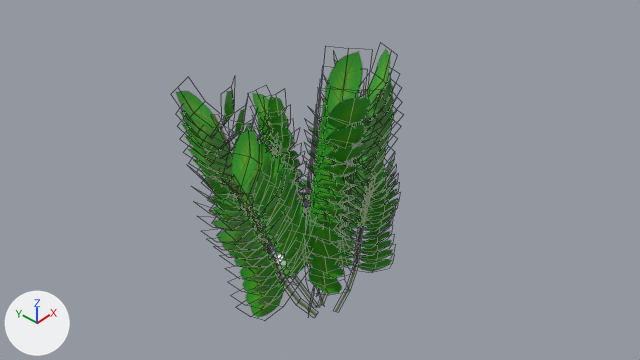
What one commit did to the Blender file Environment/ZanzibarPlant/ZanzibarPlant.blend.
Rendered twice from the file's camera 'Camera'. Lighting does not change. The marker at lower left points along +X, +Y and +Z. Mesh edges are drawn as thin lines.
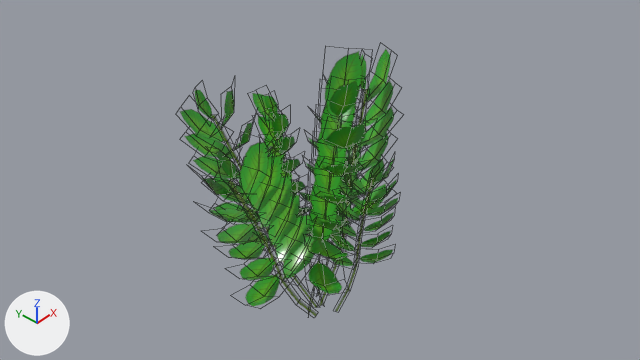
Scene script edits in JSON lines:
```json
{"block": "me_plane_008", "where": "# used by ob_plane_006; location = (0.0, 0.0, 0.0); rotation_euler = (1.6, 0.204, 0.224), in degrees (92, 12, 13); scale = (0.599, 0.599, 0.599)"}
{"op": "remove", "block": "me_plane_008", "code": "me_plane_008.from_pydata(...)  # 1596 vertices, 707 faces; spans x -5.55..1.83, y -0.18..8.37, z -3.2..2.32"}
{"op": "add", "block": "me_plane_008", "code": "me_plane_008.from_pydata(...)  # 903 vertices, 399 faces; spans x -5.55..1.83, y -0.18..8.37, z -3.19..2.31"}
{"block": "me_plane_008", "change": "me_plane_008 part 1: the loose piece of 9 vertices spanning x -1.35..-0.05, y 6.4..7.63, z -0.24..0.9 is multiplied about its middle by the matrix ((0.611, 0.271, 0.124), (-0.212, 0.594, -0.255), (-0.21, 0.191, 0.618)), then moved by (0.25, 0.21, 0.22)"}
{"block": "me_plane_008", "change": "me_plane_008 part 2: the loose piece of 9 vertices spanning x -0.32..0.64, y 4.69..5.96, z -2.44..-1.97 is multiplied about its middle by the matrix ((0.598, 0.13, -0.09), (-0.086, 0.563, 0.239), (0.132, -0.218, 0.563)), then moved by (0.18, 0.01, -0.22)"}
{"block": "me_plane_008", "change": "me_plane_008 part 3: the loose piece of 9 vertices spanning x -3.13..-1.94, y 5.37..6.56, z -3.18..-2.13 is multiplied about its middle by the matrix ((0.665, 0.071, 0.157), (-0.011, 0.642, -0.245), (-0.172, 0.235, 0.622)), then moved by (-0.03, 0.16, 0.19)"}
{"block": "me_plane_008", "change": "me_plane_008 part 4: the loose piece of 9 vertices spanning x -4.2..-2.72, y 6.73..8.03, z 0.89..2.27 is multiplied about its middle by the matrix ((0.684, 0.116, -0.005), (-0.115, 0.681, 0.073), (0.017, -0.071, 0.69)), then moved by (0.08, 0.19, -0.17)"}
{"block": "me_plane_008", "change": "me_plane_008 part 5: the loose piece of 9 vertices spanning x -1.22..-0.39, y 4.53..5.48, z 0.71..1.35 is multiplied about its middle by the matrix ((0.547, 0.196, 0.132), (-0.045, 0.413, -0.427), (-0.232, 0.382, 0.394)), then moved by (0.05, -0.05, 0.32)"}
{"block": "me_plane_008", "change": "me_plane_008 part 6: the loose piece of 9 vertices spanning x -4.42..-4.02, y 5.26..6.74, z -0.65..0.21 is multiplied about its middle by the matrix ((0.572, -0.392, -0.044), (0.394, 0.571, 0.033), (0.018, -0.052, 0.693)), then moved by (-0.54, 0.01, -0.05)"}
{"block": "me_plane_008", "change": "me_plane_008 part 7: 73 loose pieces with 657 vertices, spanning x -5.39..1.83, y 1.76..7.85, z -3.2..2.32, are deleted"}
{"block": "me_plane_008", "change": "me_plane_008 part 8"}
{"block": "me_plane_008", "change": "18 vertices are removed from x -4.08..-2.21, y 1.65..2.76, z -0.5..0.45"}
{"block": "me_plane_008", "change": "12 faces are deleted"}
{"block": "me_plane_008", "change": "4 new faces join them"}
{"block": "me_plane_008", "change": "me_plane_008 part 9"}
{"block": "me_plane_008", "change": "18 vertices are removed from x -0.6..0.23, y 1.89..3.03, z 0.96..2.04"}
{"block": "me_plane_008", "change": "12 faces are deleted"}
{"block": "me_plane_008", "change": "4 new faces join them"}
```

Location of each change, [x1, y1, x2, y2] in pixels of the pictures (640 x 360 px; the box of a moved part takes in the faces that stretch with it):
```json
{"object": "Plane.006", "change": "reshaped", "before": [176, 49, 398, 318], "after": [180, 49, 398, 316]}
{"part": 1, "of": "me_plane_008", "change": "moved or reshaped", "after": [360, 54, 366, 91], "on screen": "not visible before"}
{"part": 2, "of": "me_plane_008", "change": "moved or reshaped", "before": [268, 97, 285, 125], "after": [265, 95, 278, 117]}
{"part": 3, "of": "me_plane_008", "change": "moved or reshaped", "before": [176, 91, 218, 129], "after": [195, 90, 213, 118]}
{"part": 4, "of": "me_plane_008", "change": "moved or reshaped", "before": [327, 93, 370, 129], "after": [329, 81, 358, 116]}
{"part": 5, "of": "me_plane_008", "change": "moved or reshaped", "before": [353, 158, 369, 186], "after": [369, 162, 379, 182]}
{"part": 6, "of": "me_plane_008", "change": "moved or reshaped", "before": [231, 129, 259, 188], "after": [217, 151, 237, 180]}
{"part": 7, "of": "me_plane_008", "change": "deleted", "before": [182, 72, 398, 278], "on screen": "green"}
{"part": 8, "of": "me_plane_008", "change": "cut back", "before": [242, 241, 310, 318], "after": [275, 236, 310, 279]}
{"part": 9, "of": "me_plane_008", "change": "cut back", "before": [337, 240, 392, 272], "after": [336, 237, 356, 266]}
```
